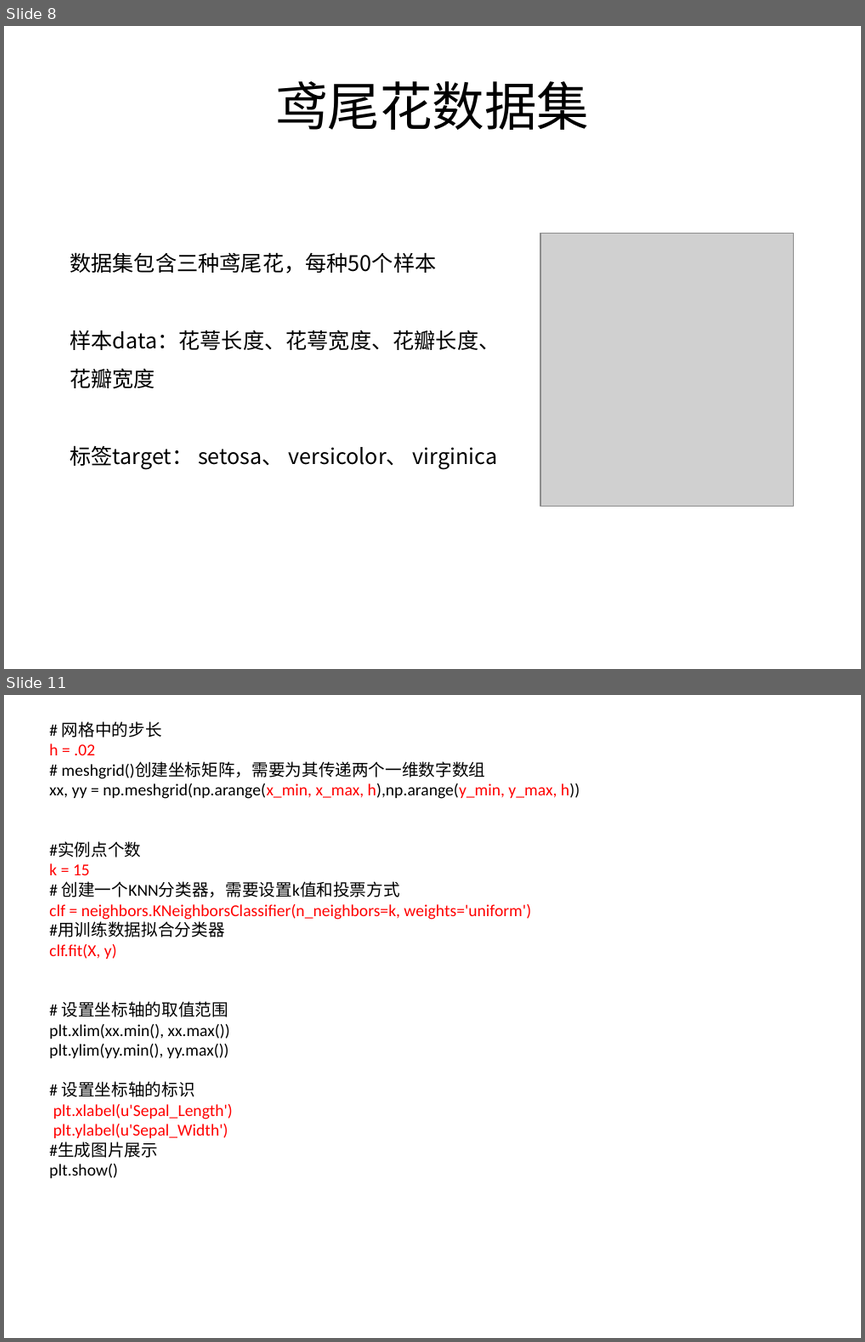
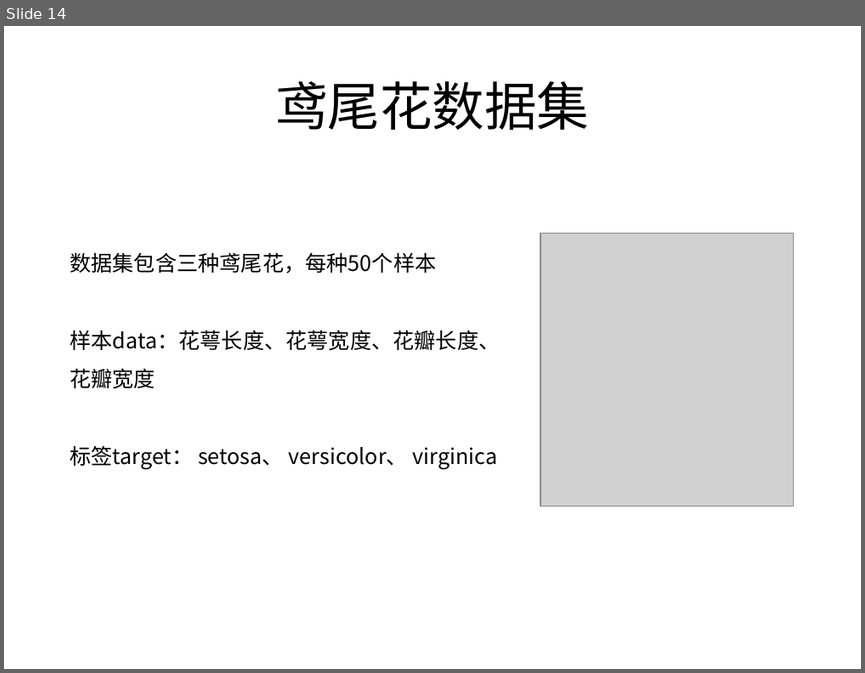
Before and after one commit to BattalionCommander/Python, a slide deck: cls_23聚类算法.pptx. Shown one above the other, each under a label of ours: slides 8 and 11 before the commit, slide 14 after it; the slides between them are not shown. The pictures are 865x1342 and 865x673 pixels, drawn with LibreOffice and Linux fonts; fonts in the diff are those of the drawing; grey boxes stand for pictures; background and template pictures are left out. Boxes give left, top, right and bottom in pixels: in the first picture for what was removed or moved away, otherwise in the second. Text is boxed around its words. In the diff, an @@ line names an element or a change of style, - is before the commit and + after.

```diff
--- a/cls_23聚类算法.pptx
+++ b/cls_23聚类算法.pptx
@@ slide 11 removed at <box>4,695,861,1338</box>, background picture (left out) @@
@@ text removed at <box>49,721,579,1178</box> @@
-# 网格中的步长
-h = .02
-# meshgrid()创建坐标矩阵，需要为其传递两个一维数字数组
-xx, yy = np.meshgrid(np.arange(x_min, x_max, h),np.arange(y_min, y_max, h))
-#实例点个数
-k = 15
-# 创建一个KNN分类器，需要设置k值和投票方式
-clf = neighbors.KNeighborsClassifier(n_neighbors=k, weights='uniform')
-#用训练数据拟合分类器
-clf.fit(X, y)
-# 设置坐标轴的取值范围
-plt.xlim(xx.min(), xx.max())
-plt.ylim(yy.min(), yy.max())
-# 设置坐标轴的标识
-plt.xlabel(u'Sepal_Length')
-plt.ylabel(u'Sepal_Width')
-#生成图片展示
-plt.show()
@@ what was slide 8 is now slide 14 @@
```
Also in this commit, not shown: 4 slides changed, 7 slides added, 8 other slides removed, 4 other files.
